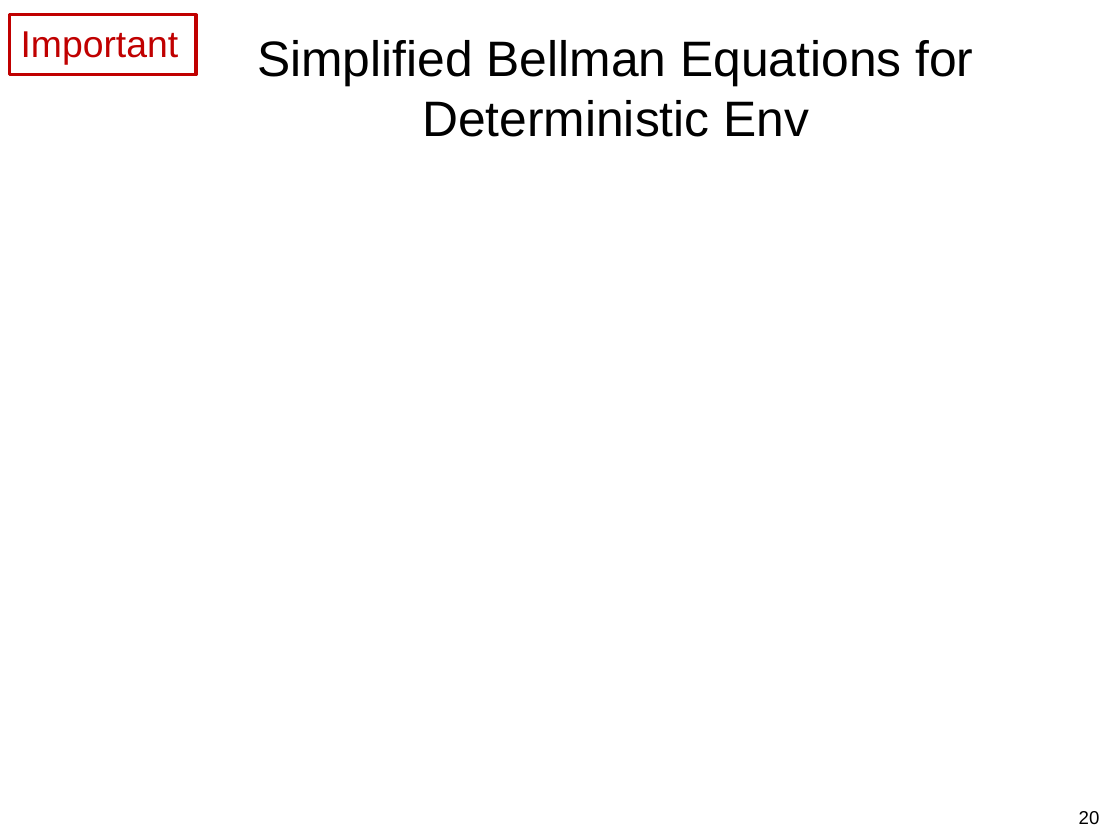
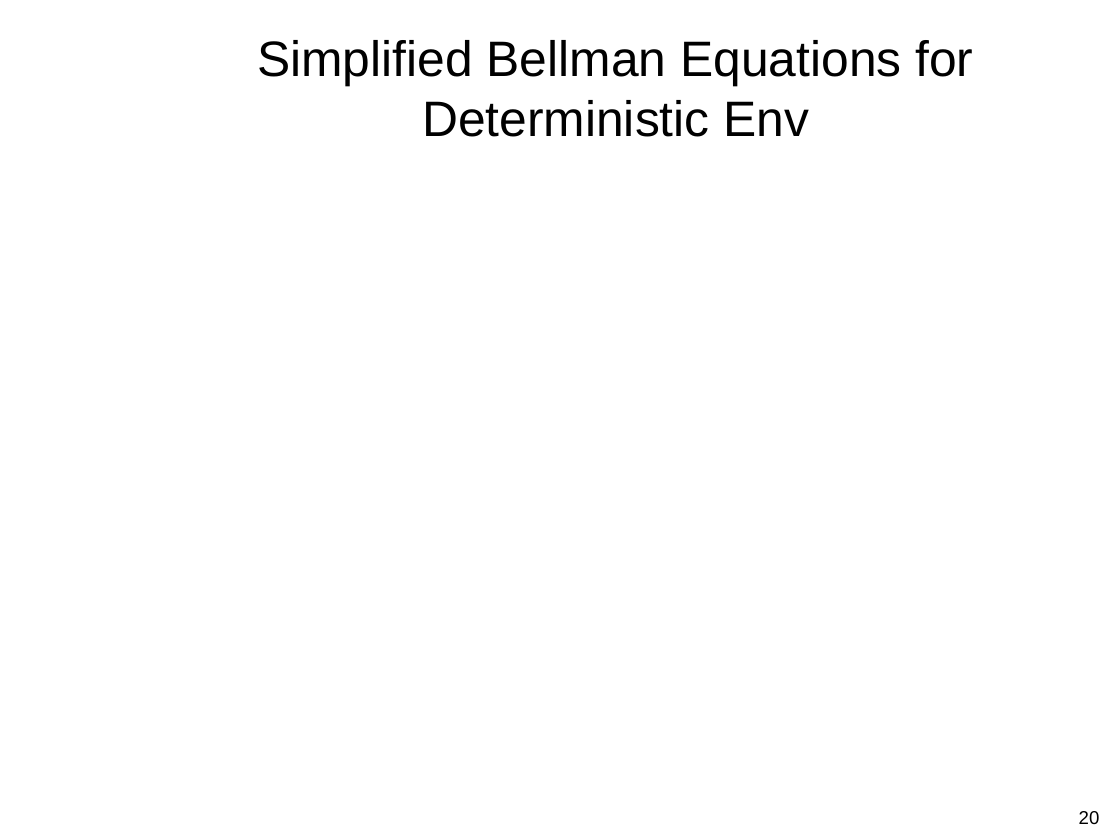
Before and after one commit to guzonghua/saav, a slide deck: slide 20 of PPTs/L7.1 Markov Decision Process.pptx. Drawn at 1120x840 pixels with LibreOffice and Linux fonts; fonts in the diff are those of the drawing; grey boxes stand for pictures. Boxes give left, top, right and bottom in pixels: in the first picture for what was removed or moved away, otherwise in the second. Text is boxed around its words. In the diff, an @@ line names an element or a change of style, - is before the commit and + after.

```diff
--- a/PPTs/L7.1 Markov Decision Process.pptx
+++ b/PPTs/L7.1 Markov Decision Process.pptx
@@ rectangle removed at [9, 15, 196, 74] @@
-Important
```
Also in this commit, not shown: 3 other slides changed, 1 slide added, 1 slide removed, 1 other file.
